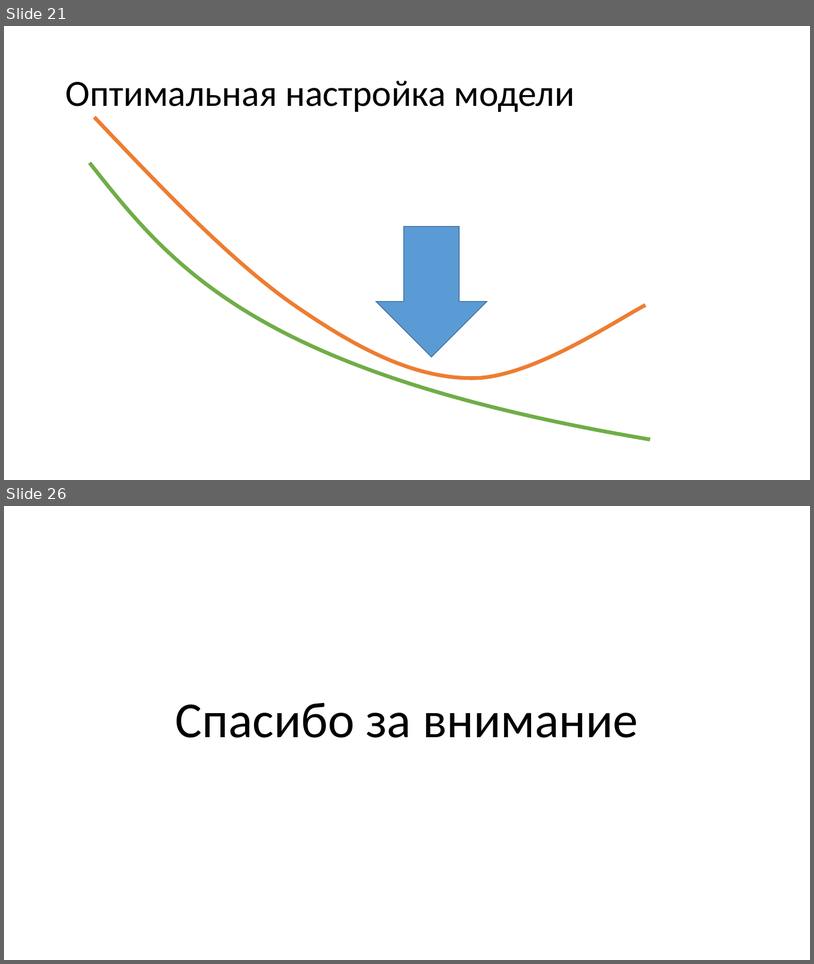
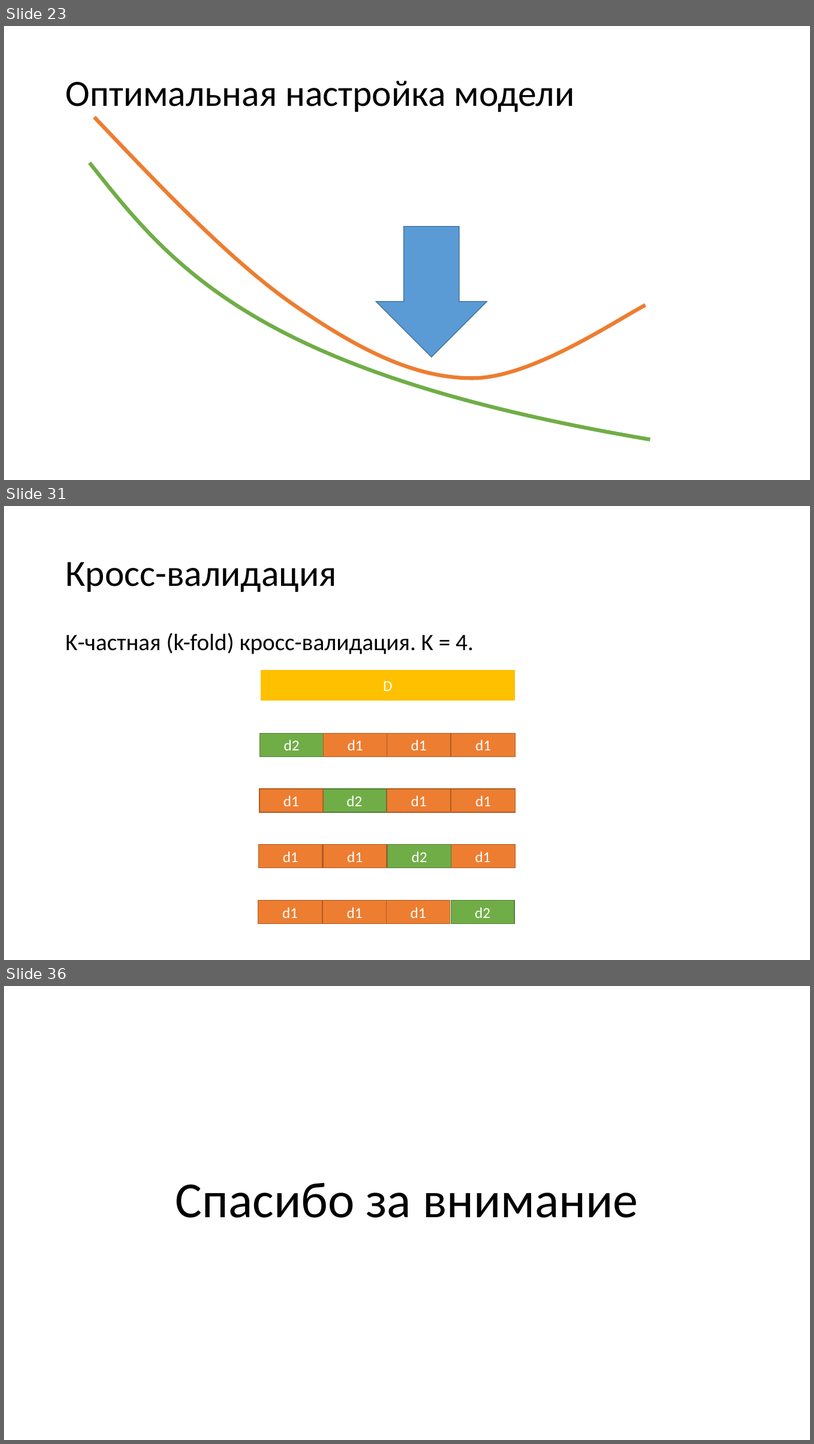
Before and after one commit to mosalov/AI_main_lectures, a slide deck: Лекция 1.pptx. Shown one above the other, each under a label of ours: slides 21 and 26 before the commit, slides 23, 31 and 36 after it; the slides between them are not shown. The pictures are 814x964 and 814x1444 pixels, drawn with LibreOffice and Linux fonts; fonts in the diff are those of the drawing. Boxes give left, top, right and bottom in pixels: in the first picture for what was removed or moved away, otherwise in the second. Text is boxed around its words. In the diff, an @@ line names an element or a change of style, - is before the commit and + after.

```diff
--- a/Лекция 1.pptx
+++ b/Лекция 1.pptx
@@ slide 31 added at [4, 506, 810, 960], background #FFFFFF @@
@@ title added at [65, 562, 336, 592], 44 pt, text #000000 @@
+Кросс-валидация
@@ text added at [65, 633, 474, 654], 28 pt, text #000000 @@
+K-частная (k-fold) кросс-валидация. K = 4.
@@ rectangle added at [260, 669, 516, 701], fill #FFC000, outline #FFFFFF 1.5 pt, 18 pt, text #FFFFFF @@
+D
@@ rectangle added at [260, 733, 323, 756], fill #70AD47, outline #538035 1 pt, 18 pt, text #FFFFFF @@
+d2
@@ rectangle added at [323, 733, 387, 756], fill #ED7D31, outline #AF5C24 1 pt, 18 pt, text #FFFFFF @@
+d1
@@ rectangle added at [387, 733, 451, 756], fill #ED7D31, outline #AF5C24 1 pt, 18 pt, text #FFFFFF @@
+d1
@@ rectangle added at [451, 733, 516, 756], fill #ED7D31, outline #AF5C24 1 pt, 18 pt, text #FFFFFF @@
+d1
@@ rectangle added at [260, 789, 323, 812], fill #ED7D31, outline #AF5C24 1 pt, 18 pt, text #FFFFFF @@
+d1
@@ rectangle added at [323, 789, 386, 812], fill #70AD47, outline #538035 1 pt, 18 pt, text #FFFFFF @@
+d2
@@ rectangle added at [387, 789, 451, 812], fill #ED7D31, outline #AF5C24 1 pt, 18 pt, text #FFFFFF @@
+d1
@@ rectangle added at [451, 789, 516, 812], fill #ED7D31, outline #AF5C24 1 pt, 18 pt, text #FFFFFF @@
+d1
@@ rectangle added at [258, 844, 322, 868], fill #ED7D31, outline #AF5C24 1 pt, 18 pt, text #FFFFFF @@
+d1
@@ rectangle added at [323, 844, 387, 868], fill #ED7D31, outline #AF5C24 1 pt, 18 pt, text #FFFFFF @@
+d1
@@ rectangle added at [388, 844, 452, 868], fill #70AD47, outline #538035 1 pt, 18 pt, text #FFFFFF @@
+d2
@@ rectangle added at [451, 844, 516, 868], fill #ED7D31, outline #AF5C24 1 pt, 18 pt, text #FFFFFF @@
+d1
@@ rectangle added at [258, 900, 323, 924], fill #ED7D31, outline #AF5C24 1 pt, 18 pt, text #FFFFFF @@
+d1
@@ rectangle added at [323, 900, 386, 924], fill #ED7D31, outline #AF5C24 1 pt, 18 pt, text #FFFFFF @@
+d1
@@ rectangle added at [387, 900, 450, 924], fill #ED7D31, outline #AF5C24 1 pt, 18 pt, text #FFFFFF @@
+d1
@@ rectangle added at [451, 900, 515, 924], fill #70AD47, outline #538035 1 pt, 18 pt, text #FFFFFF @@
+d2
@@ what was slide 21 is now slide 23 @@
@@ what was slide 26 is now slide 36 @@
```
Also in this commit, not shown: 6 slides changed, 9 other slides added.
